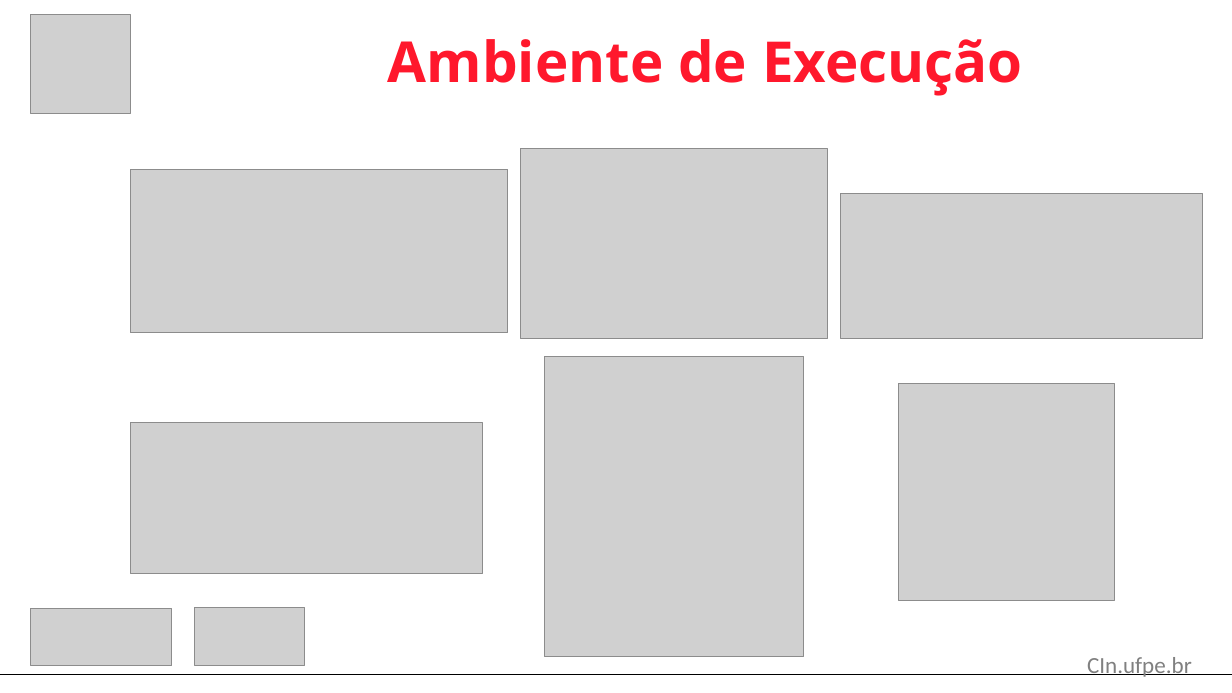
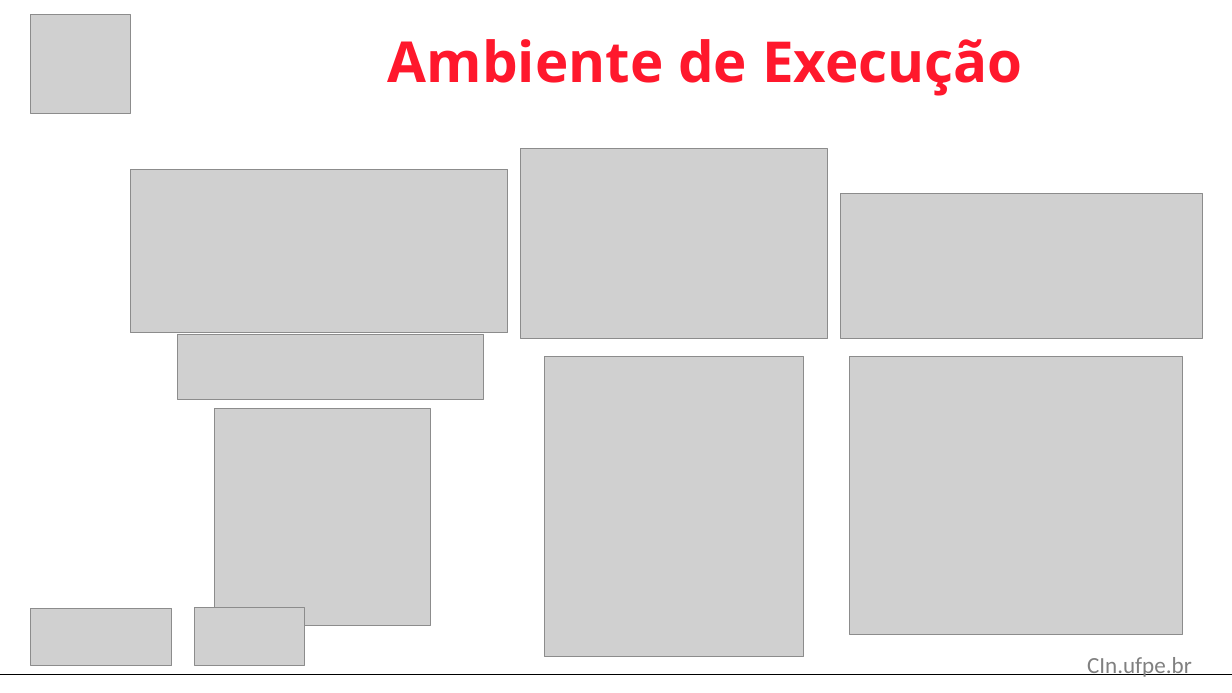
Before and after one commit to Douglast1997/TG-2020.1, a slide deck: slide 28 of Apresentação/Apresentação_TG 2020.3.pptx. Drawn at 1232x693 pixels with LibreOffice and Linux fonts; fonts in the diff are those of the drawing; grey boxes stand for pictures. Boxes give left, top, right and bottom in pixels: in the first picture for what was removed or moved away, otherwise in the second. Text is boxed around its words. In the diff, an @@ line names an element or a change of style, - is before the commit and + after.

```diff
--- a/Apresentação/Apresentação_TG 2020.3.pptx
+++ b/Apresentação/Apresentação_TG 2020.3.pptx
@@ picture: place and size @@
-picture at (130, 423, 482, 574)
+picture at (177, 335, 483, 400)
@@ picture added at (849, 357, 1182, 635) @@
@@ picture: place and size @@
-picture at (898, 384, 1115, 600)
+picture at (214, 409, 431, 625)
```
Also in this commit, not shown: 5 other slides changed, 1 slide added, 11 other files.
